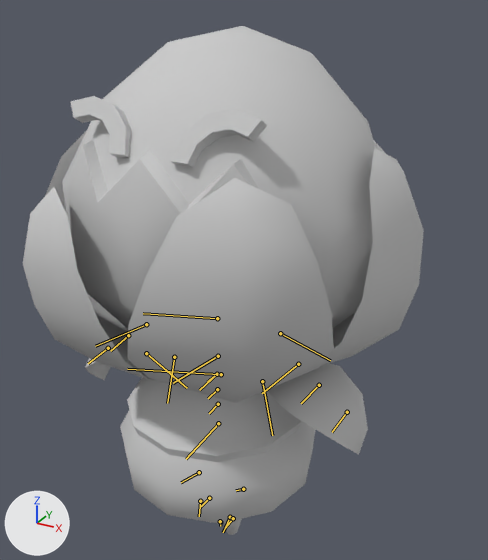
Before and after pictures for a commit that changed the FBX model Sources/Breathless Hiraeth X.2/Assets/Characters/Monsters/Flower Sprout/FBX/Sprout@Idle.FBX.
The view is the same before and after, from a camera (50 mm lens) standing at (0.482, -0.791, 0.872) and looking at (0.015, 0.059, 0.447). Lighting does not change. The marker at lower left points along +X, +Y and +Z. Both versions are drawn at frame 25 of the action 'Take 001'; the numbers are the values there. The bones that bend it are drawn over the model as lines.

The first picture shows 'Sprout'.
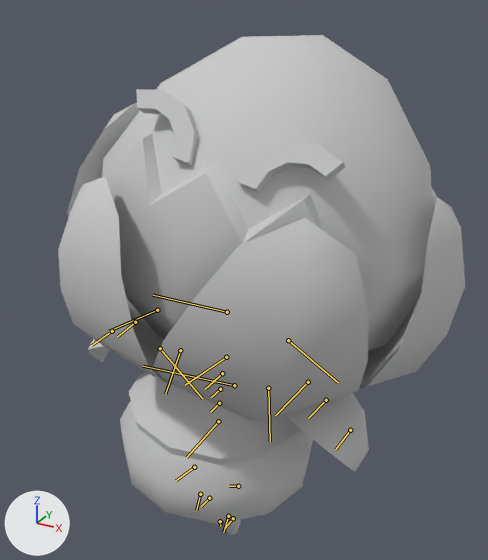
Pixel boxes (x1, y1, x2, y2) of what changed, in the pictures (488 x 560 px):
'Sprout', posed: before (23, 26, 424, 535); after (58, 35, 465, 535)
bone 'RigPelvis', root to tip: before (218, 423) to (186, 459); after (218, 421) to (186, 457)
bone 'RigLLeg1', root to tip: before (243, 489) to (236, 490); after (238, 486) to (229, 486)
bone 'RigSpine1', root to tip: before (218, 404) to (209, 413); after (219, 403) to (210, 412)
bone 'RigSpine2', root to tip: before (217, 389) to (208, 398); after (220, 389) to (211, 397)
bone 'RigNeck', root to tip: before (217, 374) to (207, 381); after (222, 373) to (213, 381)
bone 'RigHead', root to tip: before (218, 356) to (173, 383); after (226, 357) to (185, 385)
bone 'RigRLeg1', root to tip: before (199, 472) to (181, 482); after (194, 467) to (176, 480)
bone 'RigRLeg2', root to tip: before (200, 501) to (199, 516); after (200, 494) to (196, 510)

What the commit changed:
Bone 'RigPelvis' (bone_rigpelvis) moves from (-1.77, 0.0, 0.0) to (-1.4, 0.0, 0.0).
Bone 'RigPelvis' (bone_rigpelvis) turns from (1, 0, 2) to (1, -5, 2) degrees about its own x, y and z.
Bone 'RigLLeg1' (bone_riglleg1) turns from (-2, -4, 39) to (5, 7, 42) degrees about its own x, y and z.
Bone 'RigLLegAnkle' (bone_rigllegankle) turns from (-2, 4, 36) to (-1, -5, 36) degrees about its own x, y and z.
Bone 'RigSpine1' (bone_rigspine1) turns from (0, 0, 0) to (0, -1, -1) degrees about its own x, y and z.
Bone 'RigSpine2' (bone_rigspine2) turns from (0, 0, -2) to (0, -3, -3) degrees about its own x, y and z.
Bone 'RigNeck' (bone_rigneck) turns from (0, 0, -4) to (0, -2, -4) degrees about its own x, y and z.
Bone 'RigHead' (bone_righead) turns from (0, 0, -4) to (0, -2, -4) degrees about its own x, y and z.
Bone 'RigRLeg1' (bone_rigrleg1) turns from (1, 3, 17) to (3, 13, 10) degrees about its own x, y and z.
Bone 'RigRLeg2' (bone_rigrleg2) turns from (3, -4, -75) to (1, -3, -46) degrees about its own x, y and z.
Bone 'RigRLegAnkle' (bone_rigrlegankle) turns from (4, -5, 60) to (1, -10, 37) degrees about its own x, y and z.
